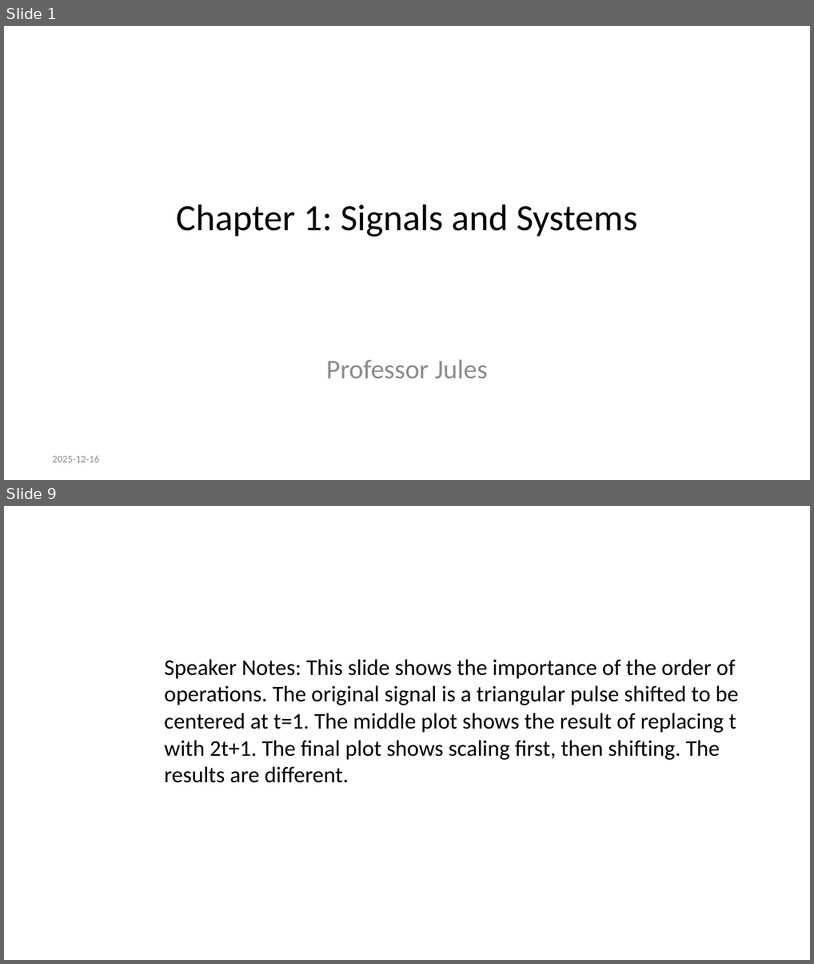
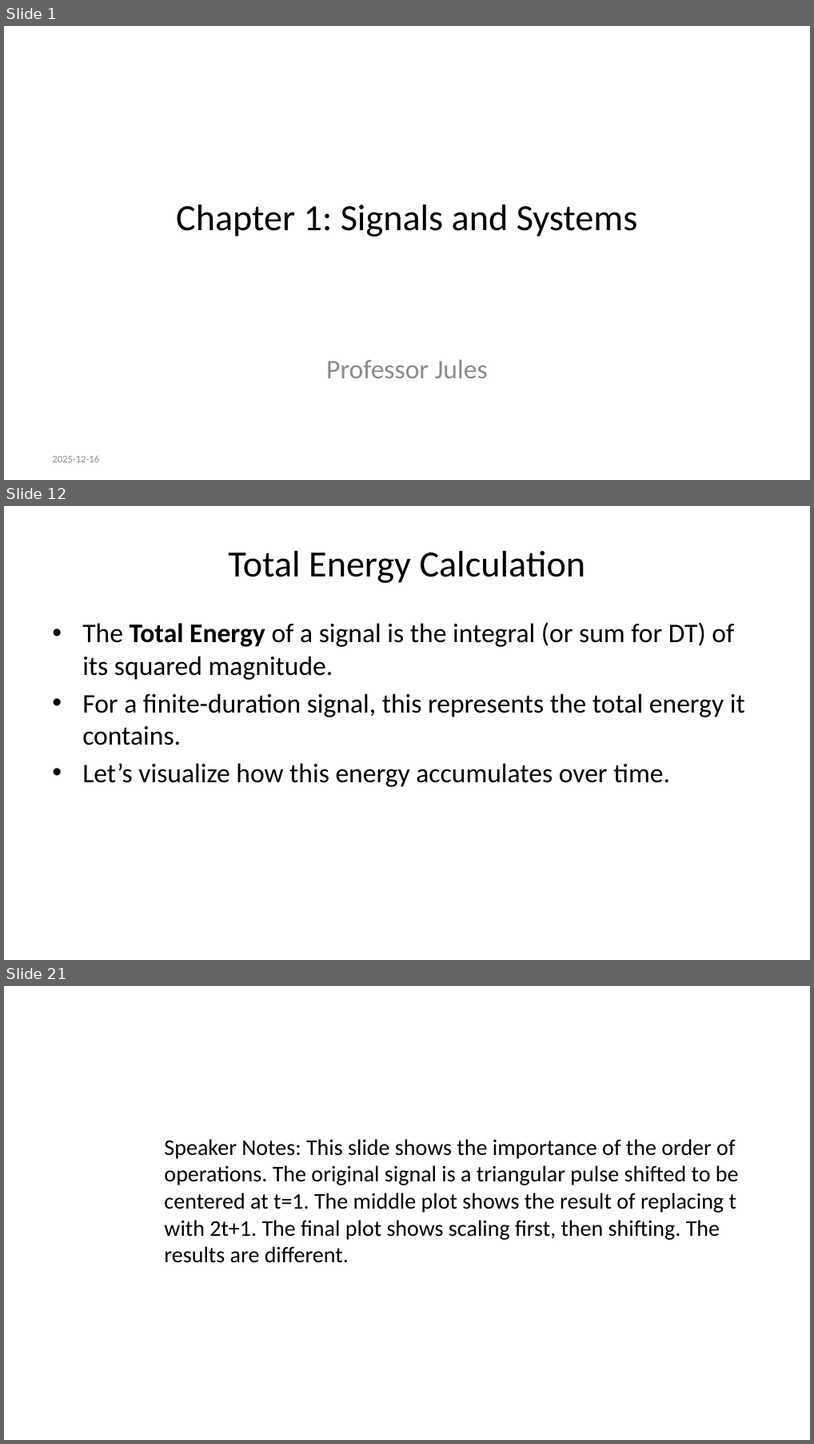
Before and after one commit to spakcjl/IntroductionToMedicalPhysics, a slide deck: presentation.pptx. Shown one above the other, each under a label of ours: slides 1 and 9 before the commit, slides 1, 12 and 21 after it; the slides between them are not shown. The pictures are 814x964 and 814x1444 pixels, drawn with LibreOffice and Linux fonts; fonts in the diff are those of the drawing. Boxes give left, top, right and bottom in pixels: in the first picture for what was removed or moved away, otherwise in the second. Text is boxed around its words. In the diff, an @@ line names an element or a change of style, - is before the commit and + after.

```diff
--- a/presentation.pptx
+++ b/presentation.pptx
@@ slide 12 added at [4,506,810,960], background #FFFFFF @@
@@ title added at [228,551,586,583], 33 pt, text #000000 @@
+Total Energy Calculation
@@ text added at [82,622,746,787], 24 pt, text #000000 @@
+• The Total Energy of a signal is the integral (or sum for DT) of its squared magnitude.
+• For a finite-duration signal, this represents the total energy it contains.
+• Let’s visualize how this energy accumulates over time.
@@ what was slide 9 is now slide 21 @@
```
Also in this commit, not shown: 9 slides changed, 60 other slides added, 16 slides removed, 1 other file.
